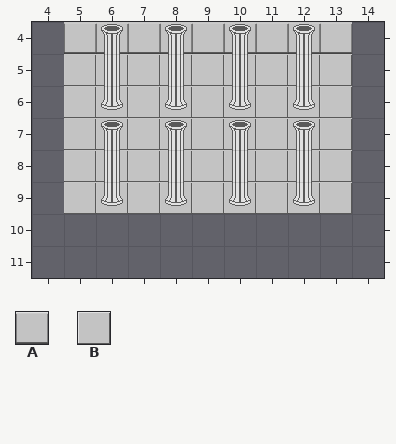
A Tiled map gets an edit: android/assets/data/test_map.tmx. The first picture shows the starting point.
Cells are 32x32 px. Shown: x 4..14, y 4..11.
Key: from "base": A 1, B 5.
_ is an empty cell.
Layers that did not change in this view are not listed.
Layer "Tile Layer 1" before, first column x 4:
 4 _AAAAAAAAA_
 5 _BBBBBBBBB_
 6 _BBBBBBBBB_
 7 _BBBBBBBBB_
 8 _BBBBBBBBB_
 9 _BBBBBBBBB_
10 ___________
11 ___________
After the commit:
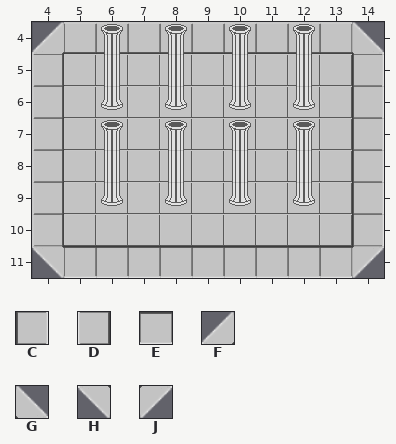
Further tiles: from "base": C 2, D 6, E 7, F 9, G 10, H 13, J 14.
Difference:
Changed rows in their new state; . is an unchanged cell.
Layer "Tile Layer 1":
first column x 4:
 4 F.........G
 5 D.........C
 6 D.........C
 7 D.........C
 8 D.........C
 9 D.........C
10 DBBBBBBBBBC
11 HEEEEEEEEEJ
